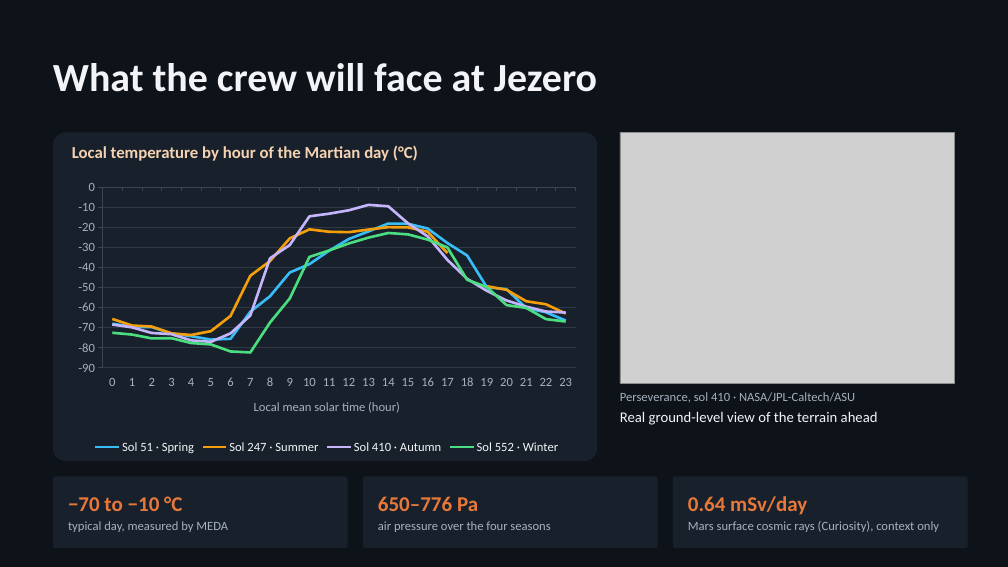
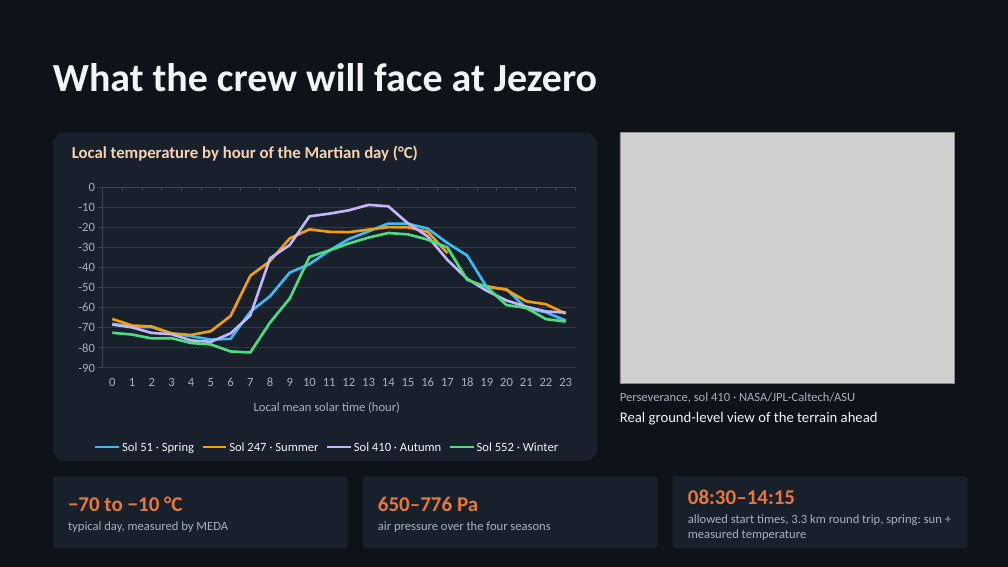
Before and after one commit to Randula2003/marsline, a slide deck: slide 6 of docs/demo/Marsline_SpaceApps_Demo.pptx. Drawn at 1008x567 pixels with LibreOffice and Linux fonts; fonts in the diff are those of the drawing; grey boxes stand for pictures. Boxes give left, top, right and bottom in pixels: in the first picture for what was removed or moved away, otherwise in the second. Text is boxed around its words. In the diff, an @@ line names an element or a change of style, - is before the commit and + after.

```diff
--- a/docs/demo/Marsline_SpaceApps_Demo.pptx
+++ b/docs/demo/Marsline_SpaceApps_Demo.pptx
@@ text at [688,489,942,540]: text changed @@
-0.64 mSv/day
-Mars surface cosmic rays (Curiosity), context only
+08:30–14:15
+allowed start times, 3.3 km round trip, spring: sun + measured temperature
```
Also in this commit, not shown: 4 other slides changed, 23 other files.
